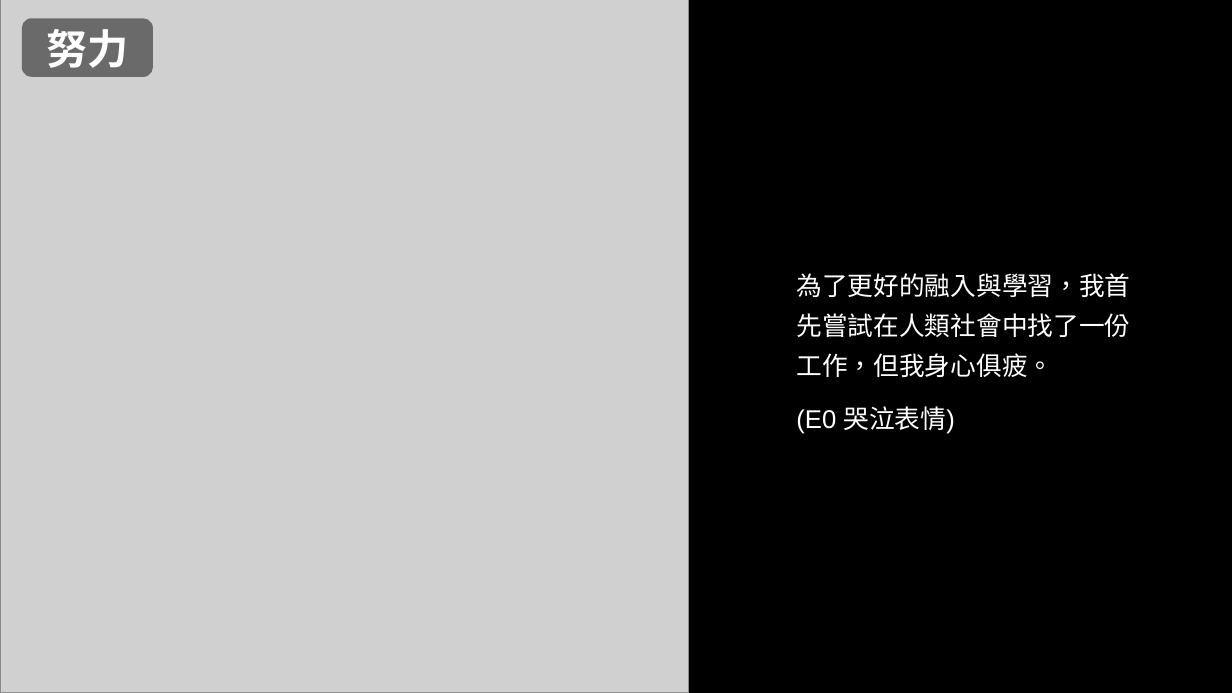
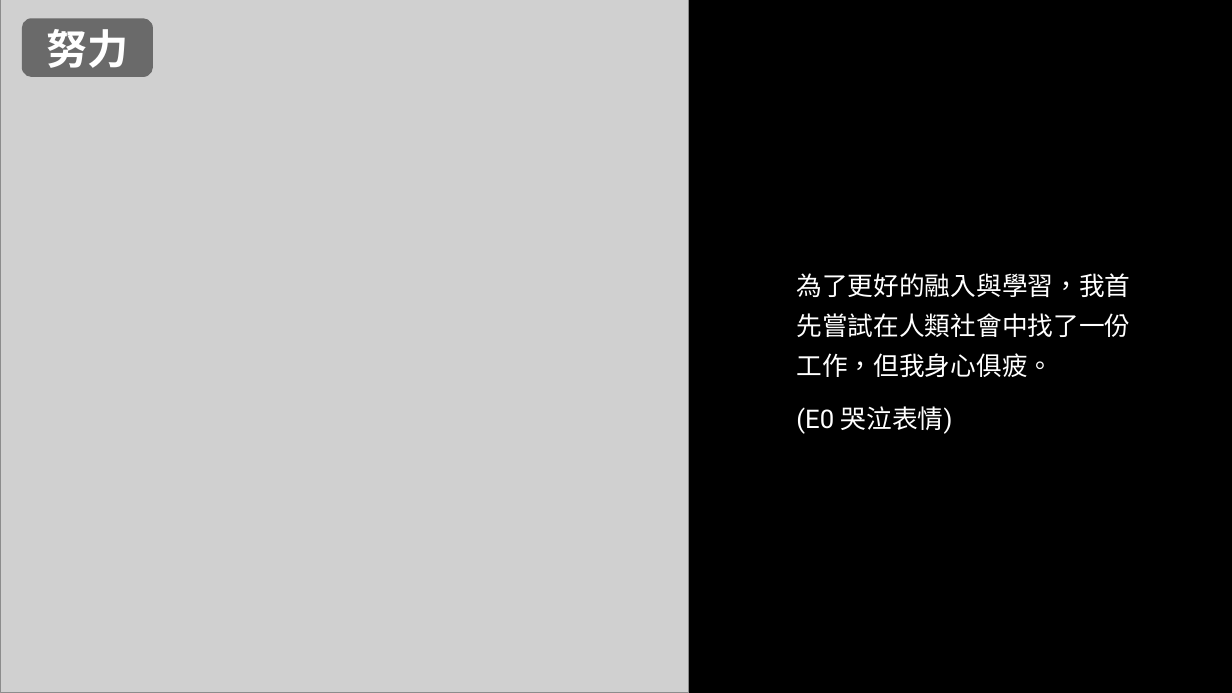
Before and after one commit to CornuDev/ca2024f, a slide deck: slide 4 of hw01.pptx. Drawn at 1232x693 pixels with LibreOffice and Linux fonts; fonts in the diff are those of the drawing; grey boxes stand for pictures. Boxes give left, top, right and bottom in pixels: in the first picture for what was removed or moved away, otherwise in the second. Text is boxed around its words. In the diff, an @@ line names an element or a change of style, - is before the commit and + after.

```diff
--- a/hw01.pptx
+++ b/hw01.pptx
@@ text "為了更好的融入與學習，我首先嘗試在人類社會中找了一份工作，但我身心俱疲。" at [796, 273, 1130, 434]: font Arial to Roboto @@
```
Also in this commit, not shown: 7 other slides changed, 1 other file.
